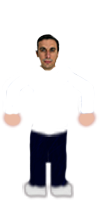
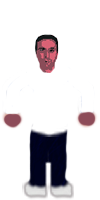
The second w=100, h=200 image is a revision of the first. Changes to its layers:
added layer "Ursus_portrait" above "R (1)" over (26, 34, 60, 73)
hid "R (1)" over (34, 34, 60, 73)
painted on "Arm1 copy" over (3, 113, 23, 129)
painted on "Arm1" over (72, 72, 96, 127)
